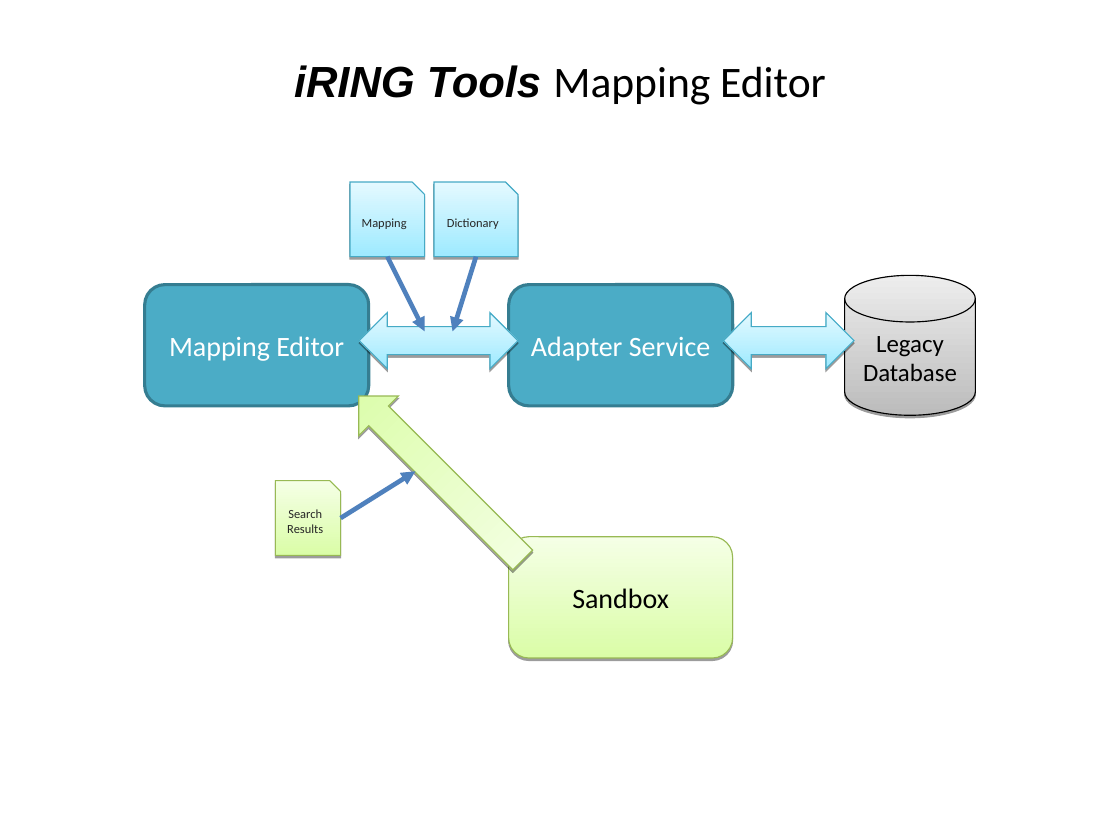
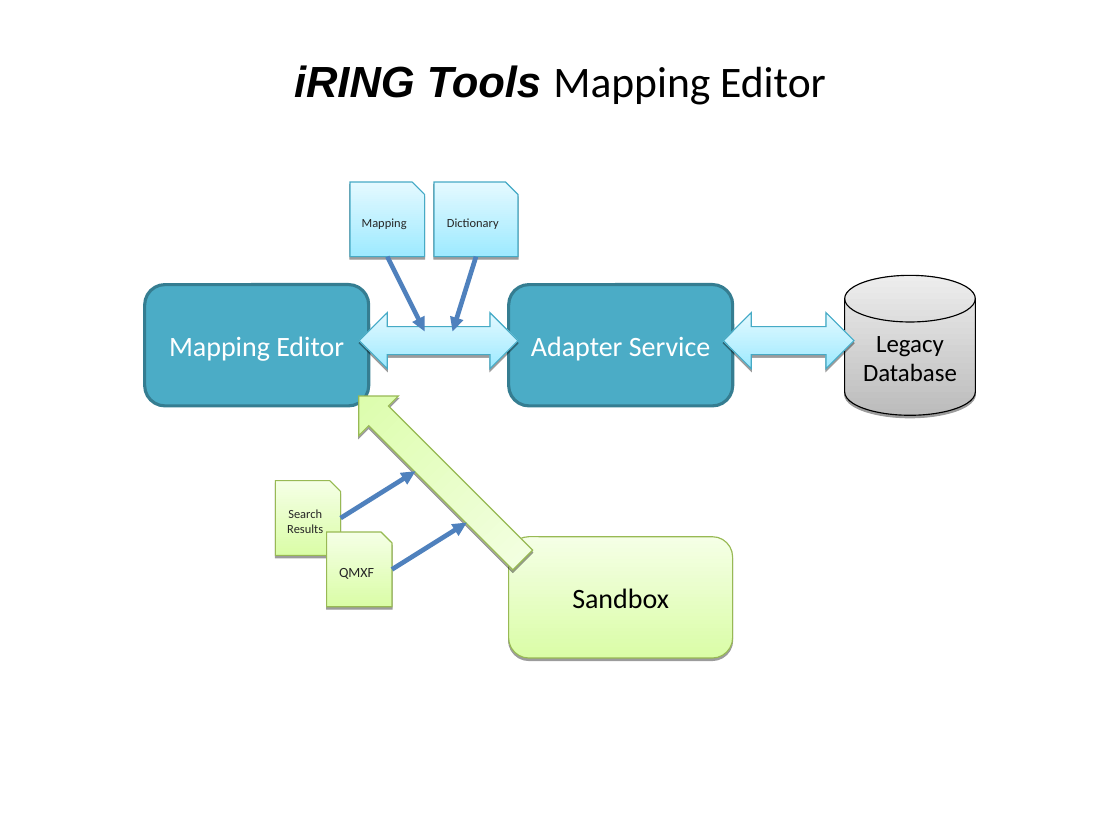
Before and after one commit to heyena/iring-tools, a slide deck: slide 9 of trunk/Documentation/iRING SDK Overview.ppt. Drawn at 1120x840 pixels with LibreOffice and Linux fonts; fonts in the diff are those of the drawing; background and template pictures are left out. Boxes give left, top, right and bottom in pixels: in the first picture for what was removed or moved away, otherwise in the second. Text is boxed around its words. In the diff, an @@ line names an element or a change of style, - is before the commit and + after.

```diff
--- a/trunk/Documentation/iRING SDK Overview.ppt
+++ b/trunk/Documentation/iRING SDK Overview.ppt
@@ freeform shape added at [327,532,392,607], fill gradient #DAFDA7 to #F5FFE6, outline #98B954 0.74 pt, 9 pt, text #262626 @@
+QMXF
@@ arrow added from (392, 569) to (467, 523), #4F81BD 3 pt @@
```
Also in this commit, not shown: 1 other slide changed, 2 slides added, 1 slide removed, 2 other files.
